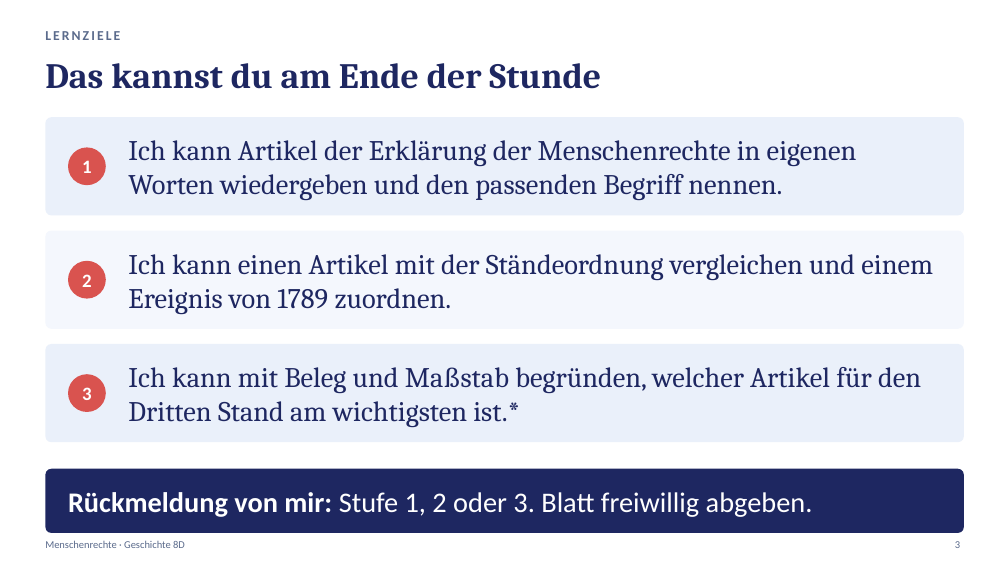
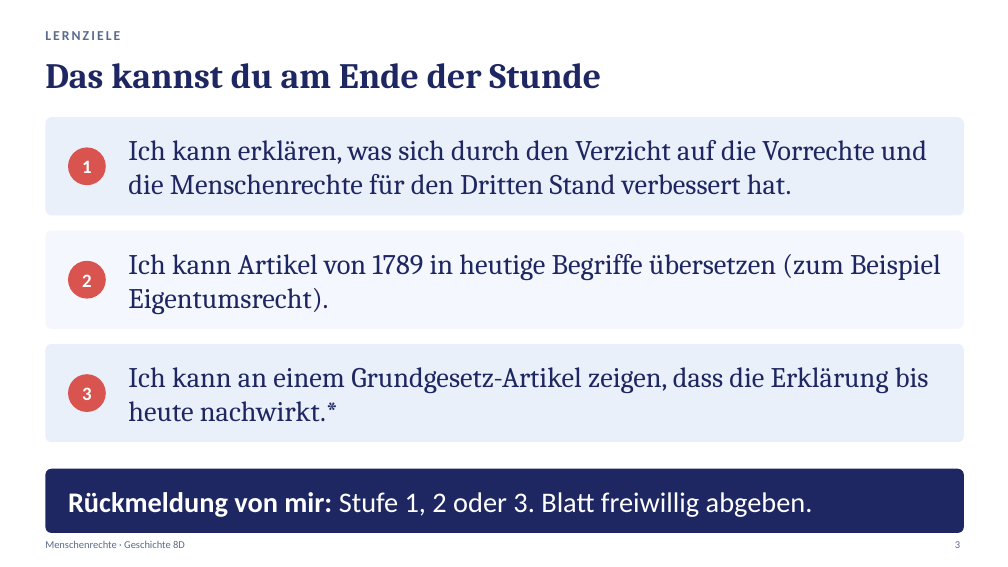
Before and after one commit to golzkonstantin-gif/Schule, a slide deck: slide 3 of Geschichte_8D/Stunde4_Menschenrechte/Praesentation_Stunde4_Menschenrechte_8D.pptx. Drawn at 1008x567 pixels with LibreOffice and Linux fonts; fonts in the diff are those of the drawing. Boxes give left, top, right and bottom in pixels: in the first picture for what was removed or moved away, otherwise in the second. Text is boxed around its words. In the diff, an @@ line names an element or a change of style, - is before the commit and + after.

```diff
--- a/Geschichte_8D/Stunde4_Menschenrechte/Praesentation_Stunde4_Menschenrechte_8D.pptx
+++ b/Geschichte_8D/Stunde4_Menschenrechte/Praesentation_Stunde4_Menschenrechte_8D.pptx
@@ text at (128, 140, 927, 195): text changed @@
-Ich kann Artikel der Erklärung der Menschenrechte in eigenen Worten wiedergeben und den passenden Begriff nennen.
+Ich kann erklären, was sich durch den Verzicht auf die Vorrechte und die Menschenrechte für den Dritten Stand verbessert hat.
@@ text at (128, 254, 941, 314): text changed @@
-Ich kann einen Artikel mit der Ständeordnung vergleichen und einem Ereignis von 1789 zuordnen.
+Ich kann Artikel von 1789 in heutige Begriffe übersetzen (zum Beispiel Eigentumsrecht).
@@ text at (128, 367, 929, 422): text changed @@
-Ich kann mit Beleg und Maßstab begründen, welcher Artikel für den Dritten Stand am wichtigsten ist.*
+Ich kann an einem Grundgesetz-Artikel zeigen, dass die Erklärung bis heute nachwirkt.*
```
Also in this commit, not shown: 14 other slides changed, 6 slides added, 4 slides removed, 16 other files.
